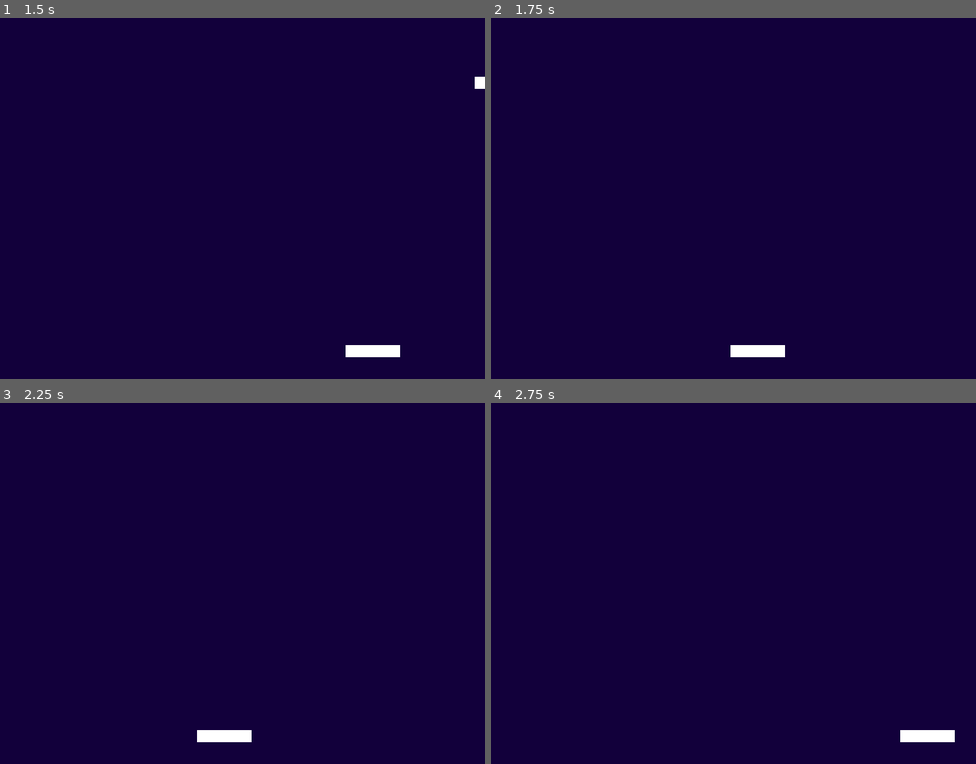
Above: before the commit, frames 1-4 (two rows, left to right).
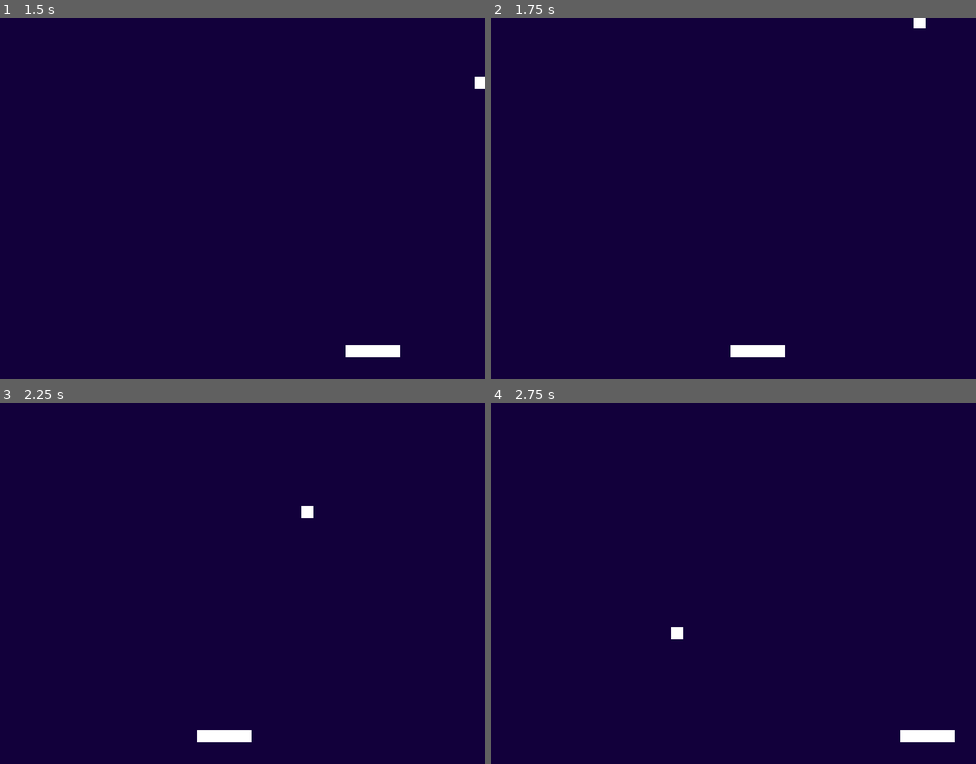
Above: after the commit, the same moments.

Repository: mateusaraujo1/breakout
Game: Godot game, scene res://scenes/fases/fase_01/fase_01.tscn
The game is run twice, just before and just after one commit, with the same random seed, the same clock (stepped at 60 frames per second) and the same inputs.
Inputs:
- Up to frame 1 (1.5 s): tap Enter at 0.5 s; hold D (mv-direito) 0.53-1.28 s; tap Space (lancar-bola) at 0.6, 1.35 s; hold A (mv-esquerdo) from 1.28 s (still down)
- Up to frame 2 (1.75 s): keep holding A (mv-esquerdo)
- Up to frame 3 (2.25 s): release A (mv-esquerdo) at 2.03 s; hold D (mv-direito) from 2.03 s (still down); tap Space (lancar-bola) at 2.1 s
- Up to frame 4 (2.75 s): keep holding D (mv-direito)

Frame 1 is identical in both runs. In frame 2, less than 0.1% of the frame differs, in the area x 87-90%, y 0-3%; in frame 3, less than 0.1%, in the area x 62-65%, y 28-32%; in frame 4, less than 0.1%.

Commit message:
finish class 5

Diff:
--- a/scenes/bola/bola.gd
+++ b/scenes/bola/bola.gd
@@ -1,10 +1,18 @@
 extends Area2D
 
+# movimento da bola
 var velocidade_da_bola : float = 400.0
 var posicao_inicial : Vector2 = Vector2(400, 500)
 var direcao_inicial : Vector2 = Vector2(0, 0)
 var nova_direcao : Vector2 = Vector2(0, 0)
 
+#limites da bola
+var x_minimo : float = 0
+var x_maximo : float = 800
+var y_minimo : float = 0
+var y_maximo : float = 600
+
+#verificações
 var primeiro_lancamento : bool = true
 
 
@@ -18,6 +26,7 @@
 			escolher_direcao_inicial()
 			primeiro_lancamento = false
 	movimentar_bola(delta)
+	verificar_posicao_da_bola();
 
 
 func resetar_bola() -> void:
@@ -34,3 +43,18 @@
 
 func movimentar_bola(delta : float) -> void:
 	position += nova_direcao * velocidade_da_bola * delta
+
+
+func verificar_posicao_da_bola() -> void:
+	#se tiver dentro da tela, a rebate ao colidir com as bordas
+	if position.y <= y_maximo:
+		if position.y <= y_minimo:
+			nova_direcao.y *= -1
+
+	if position.x <= x_minimo or position.x >= x_maximo:
+		nova_direcao.x *= -1
+
+
+func _on_body_entered(body: Node2D) -> void:
+	if body.is_in_group("paddle"):
+		nova_direcao.y *= -1
--- a/scenes/bola/bola.tscn
+++ b/scenes/bola/bola.tscn
@@ -13,3 +13,5 @@
 
 [node name="CollisionShape2D" type="CollisionShape2D" parent="."]
 shape = SubResource("RectangleShape2D_tphu3")
+
+[connection signal="body_entered" from="." to="." method="_on_body_entered"]
--- a/scenes/paddle/paddle.tscn
+++ b/scenes/paddle/paddle.tscn
@@ -6,7 +6,7 @@
 [sub_resource type="RectangleShape2D" id="RectangleShape2D_qe834"]
 size = Vector2(90, 20)
 
-[node name="Paddle" type="StaticBody2D"]
+[node name="Paddle" type="StaticBody2D" groups=["paddle"]]
 script = ExtResource("1_tn5hb")
 
 [node name="SpriteDoPaddle" type="Sprite2D" parent="."]
